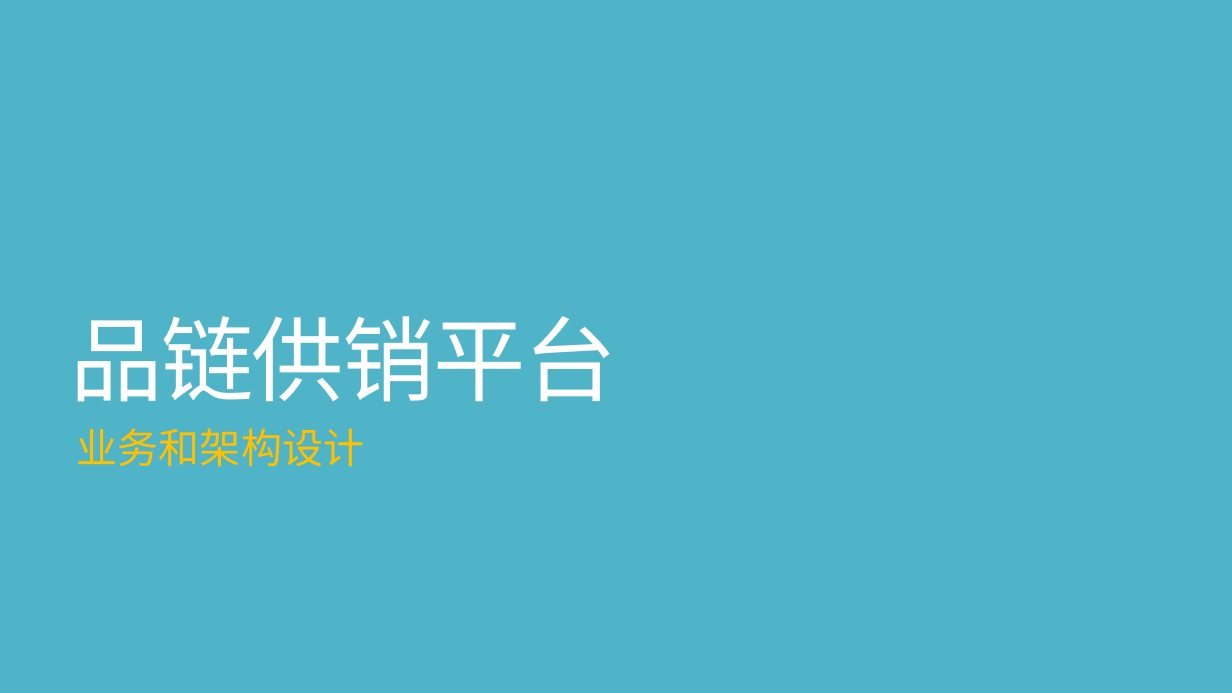
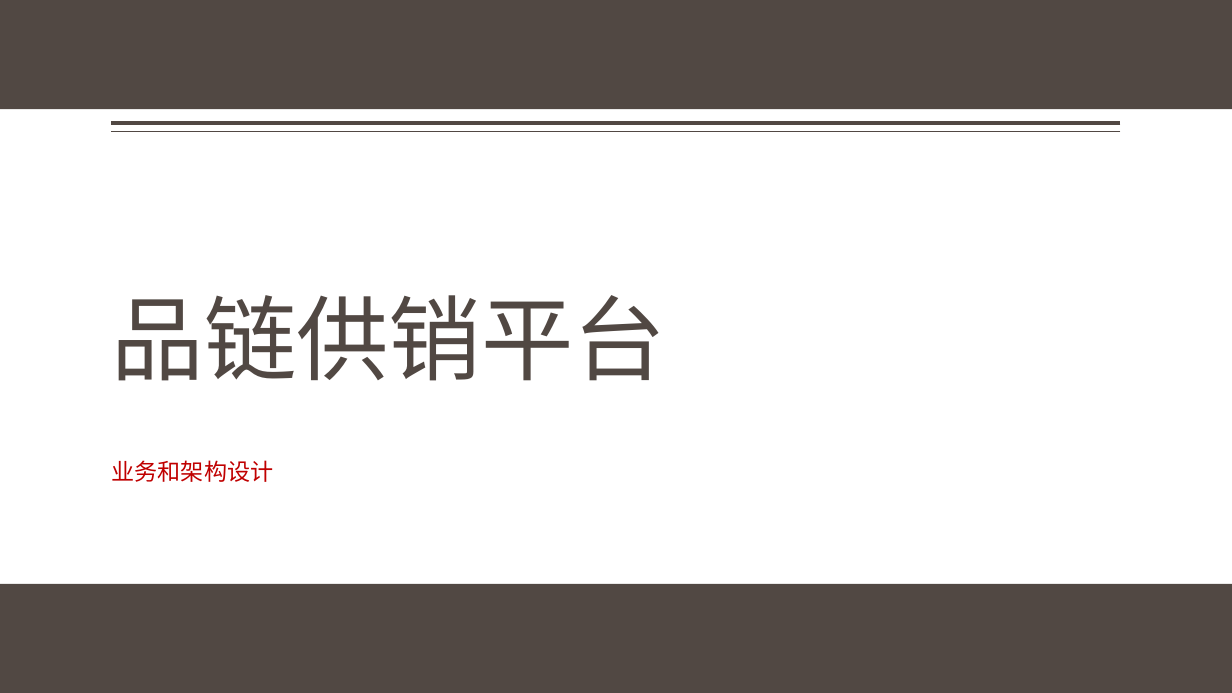
Before and after one commit to jzgi/chainsmart, a slide deck: slide 1 of Docs/品链供销平台.pptx. Drawn at 1232x693 pixels with LibreOffice and Linux fonts; fonts in the diff are those of the drawing; background and template pictures are left out. Boxes give left, top, right and bottom in pixels: in the first picture for what was removed or moved away, otherwise in the second. Text is boxed around its words. In the diff, an @@ line names an element or a change of style, - is before the commit and + after.

```diff
--- a/Docs/品链供销平台.pptx
+++ b/Docs/品链供销平台.pptx
@@ background #50B4C8 to #FFFFFF @@
@@ rectangle added at <box>0,0,1232,109</box>, fill #514843 @@
@@ line added from (1121, 123) to (112, 123), #514843 3 pt @@
@@ line added from (1121, 132) to (112, 132), #514843 1 pt @@
@@ title "品链供销平台": place and size @@
-title "品链供销平台" at <box>70,316,617,402</box>
+title "品链供销平台" at <box>112,295,666,381</box>
@@ title "品链供销平台" at <box>112,295,666,381</box>: text colour #FFFFFF to #514843, letter spacing -1.2 to 0 pt; line spacing 0.8 to 0.9; vertical alignment bottom to middle @@
@@ subtitle "业务和架构设计": place and size @@
-subtitle "业务和架构设计" at <box>77,428,365,467</box>
+subtitle "业务和架构设计" at <box>112,460,274,482</box>
@@ subtitle "业务和架构设计" at <box>112,460,274,482</box>: size 32 to 18 pt, text colour #FFC000 to #C00000; line spacing 0.85 to 0.9; less space between paragraphs @@
@@ rectangle added at <box>0,584,1232,693</box>, fill #514843 @@
```
Also in this commit, not shown: 24 other slides changed, 2 slides added, 11 other files.
